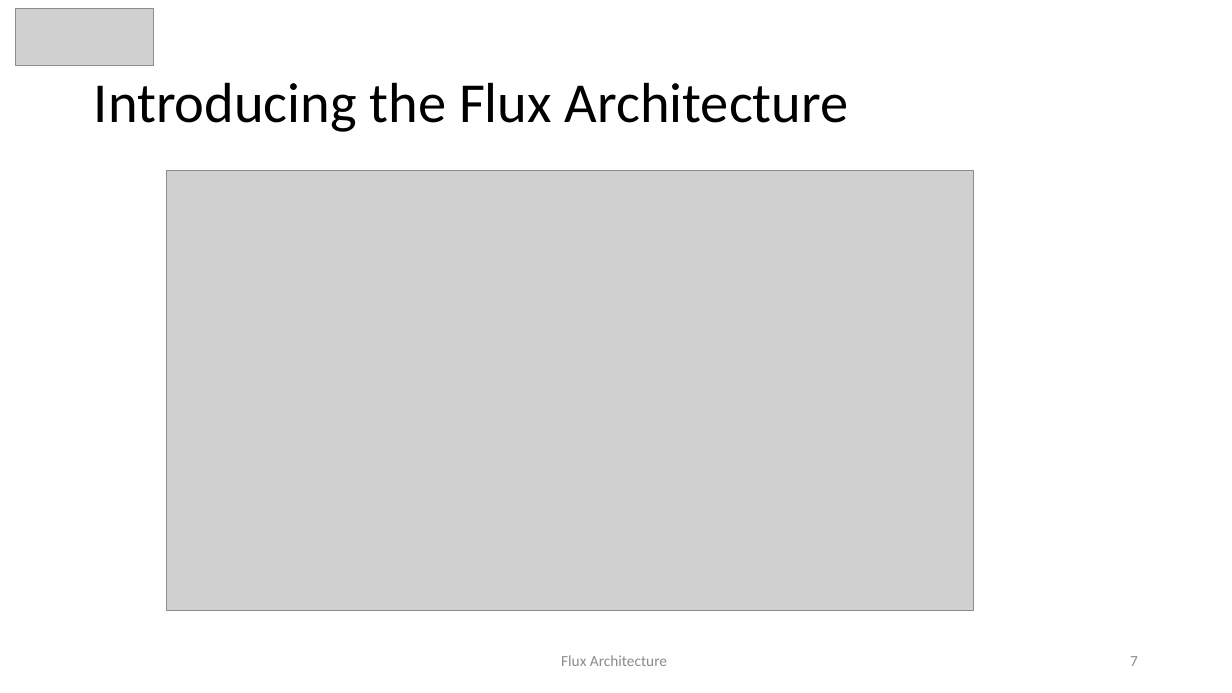
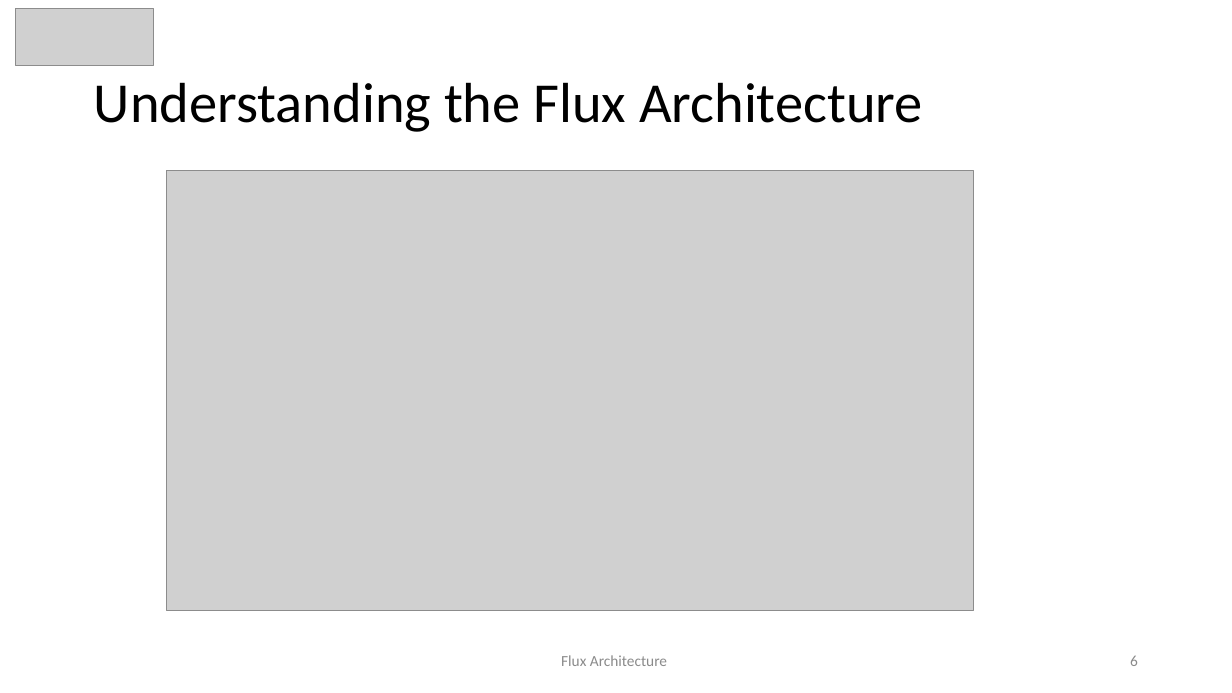
Before and after one commit to awahab29/samplealt, a slide deck: slide 6 of React.pptx (slide 7 before the commit). Drawn at 1232x693 pixels with LibreOffice and Linux fonts; fonts in the diff are those of the drawing; grey boxes stand for pictures. Boxes give left, top, right and bottom in pixels: in the first picture for what was removed or moved away, otherwise in the second. Text is boxed around its words. In the diff, an @@ line names an element or a change of style, - is before the commit and + after.

```diff
--- a/React.pptx
+++ b/React.pptx
@@ title at (94, 82, 923, 132): text changed @@
-Introducing the Flux Architecture
+Understanding the Flux Architecture
@@ page number at (1130, 655, 1138, 666): text changed @@
-7
+6
```
Also in this commit, not shown: 14 other slides changed, 7 slides added, 3 slides removed.
